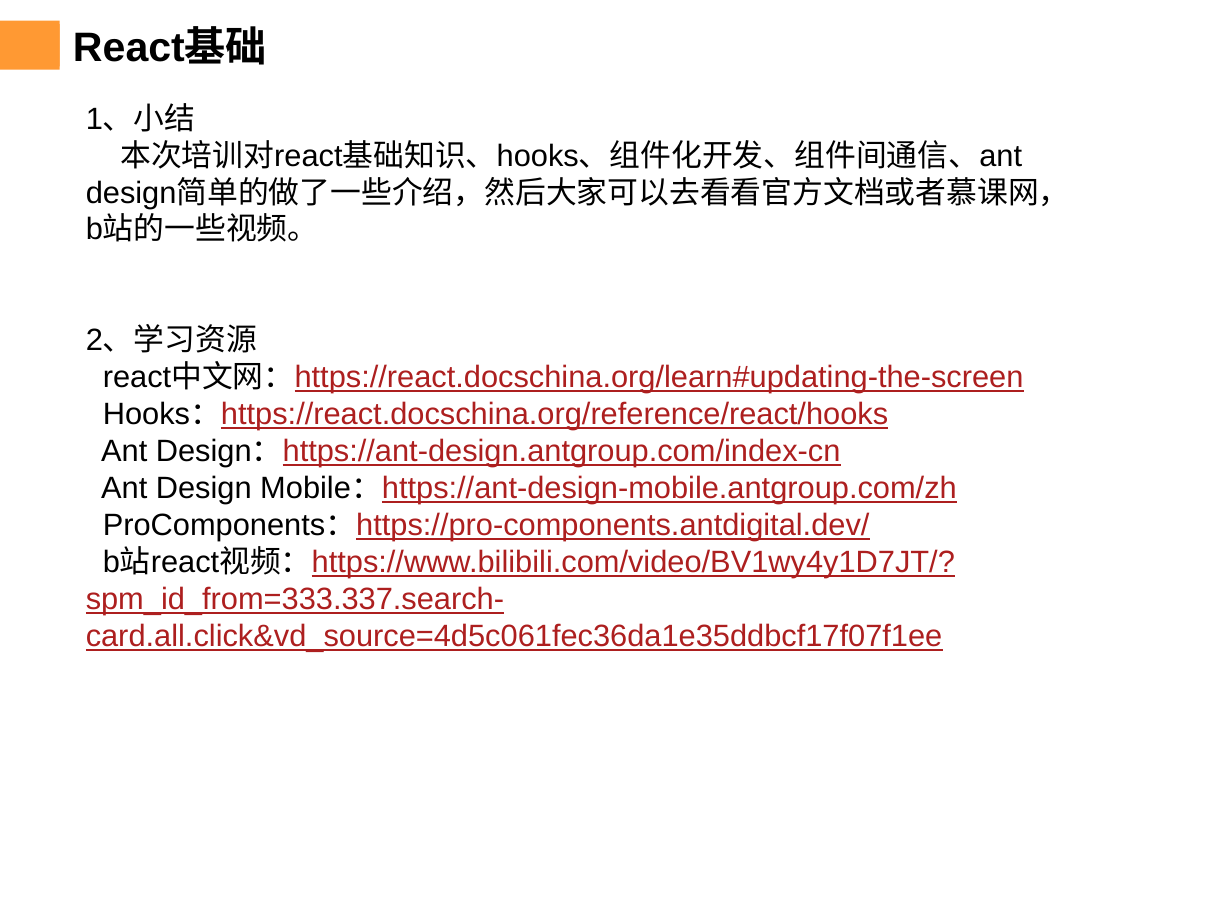
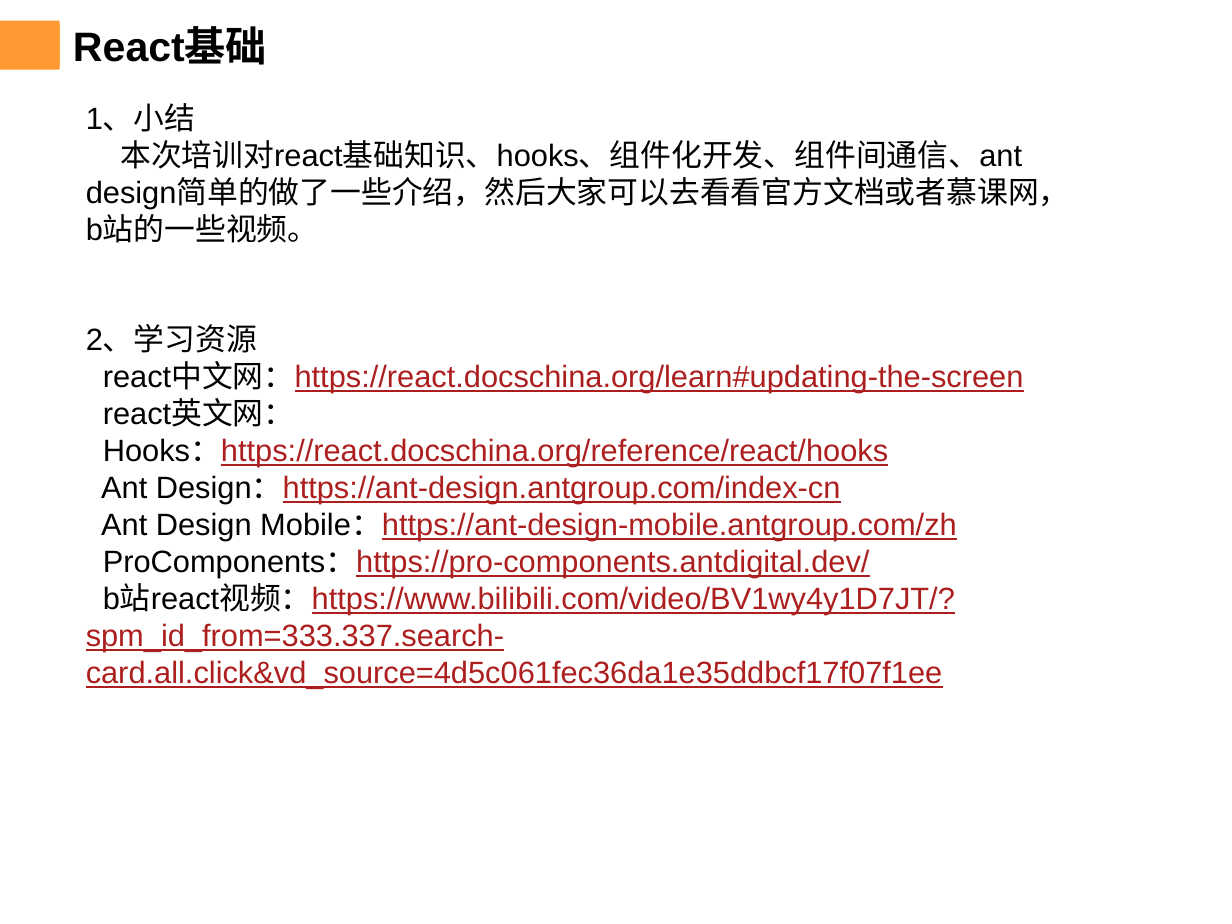
Before and after one commit to chenqiuli/JY-peixun-1, a slide deck: slide 34 of PPT内容-20240103-2.pptx. Drawn at 1232x924 pixels with LibreOffice and Linux fonts; fonts in the diff are those of the drawing; background and template pictures are left out. Boxes give left, top, right and bottom in pixels: in the first picture for what was removed or moved away, otherwise in the second. Text is boxed around its words. In the diff, an @@ line names an element or a change of style, - is before the commit and + after.

```diff
--- a/PPT内容-20240103-2.pptx
+++ b/PPT内容-20240103-2.pptx
@@ text at bbox=[103, 400, 295, 427]: paragraph added @@
+react英文网：
```
Also in this commit, not shown: 15 other slides changed, 1 slide added, 6 other files.
